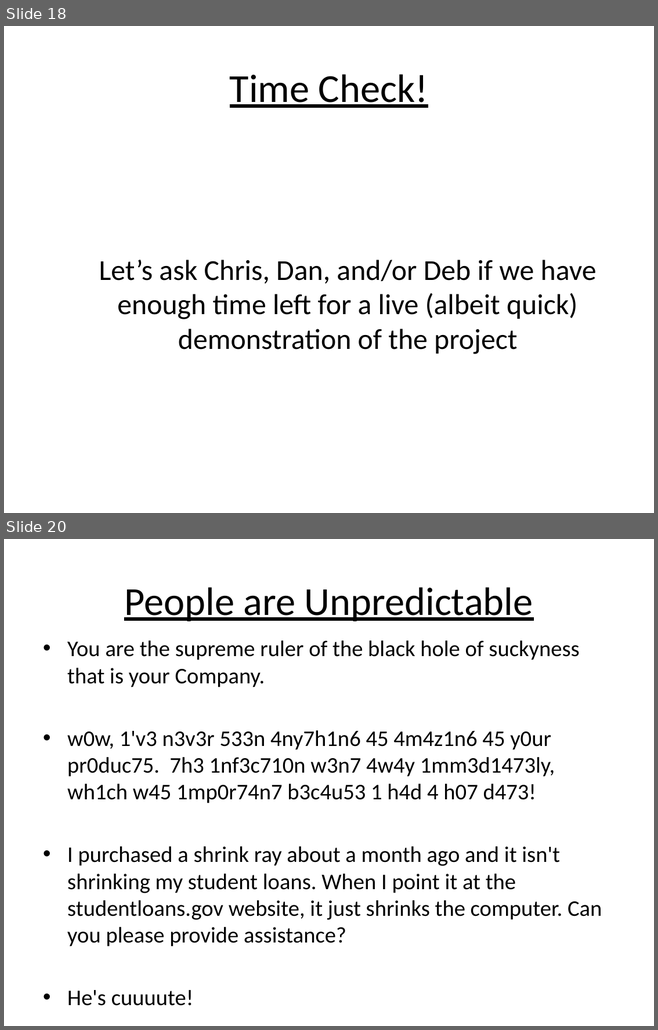
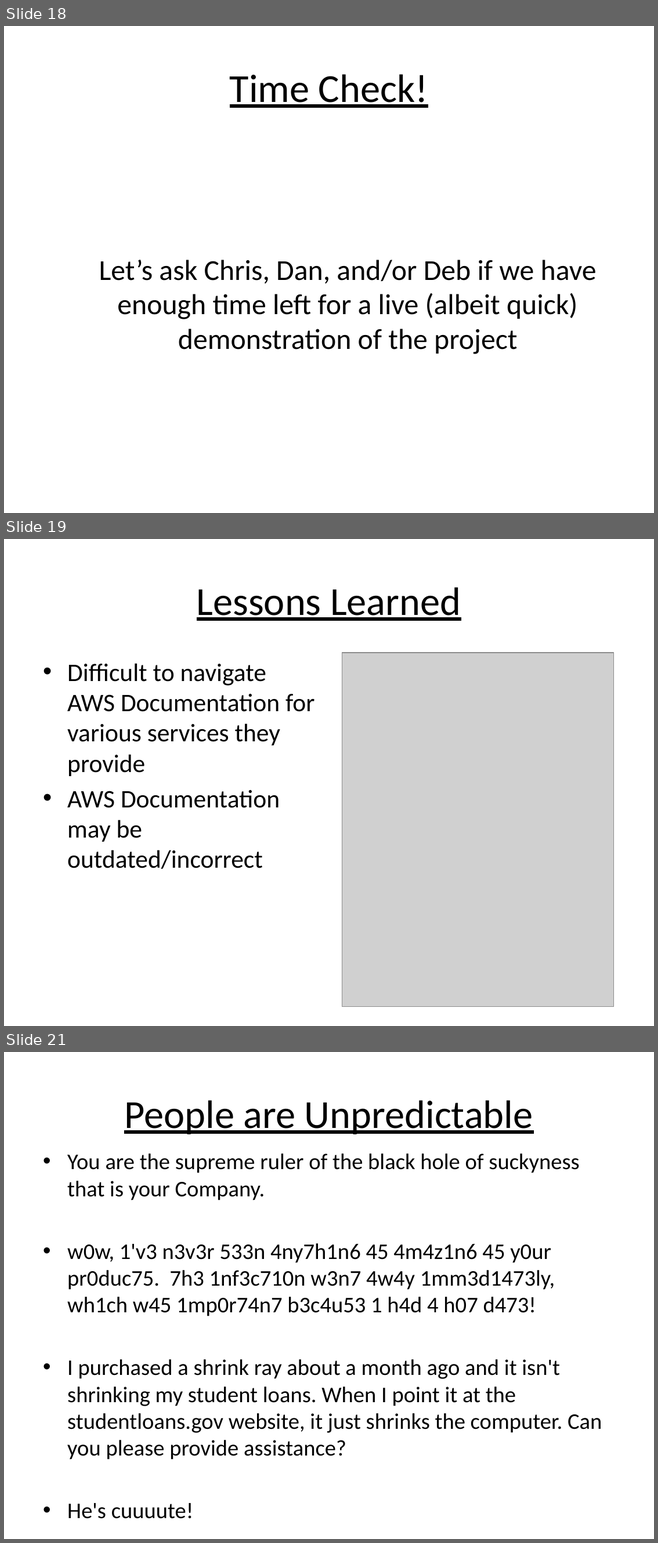
Before and after one commit to brianzy/presentations, a slide deck: 2018-01_chatbot/Presentation-ChatBot_Project.pptx. Shown one above the other, each under a label of ours: slides 18 and 20 before the commit, slides 18, 19 and 21 after it; the slides between them are not shown. The pictures are 658x1030 and 658x1543 pixels, drawn with LibreOffice and Linux fonts; fonts in the diff are those of the drawing; grey boxes stand for pictures. Boxes give left, top, right and bottom in pixels: in the first picture for what was removed or moved away, otherwise in the second. Text is boxed around its words. In the diff, an @@ line names an element or a change of style, - is before the commit and + after.

```diff
--- a/2018-01_chatbot/Presentation-ChatBot_Project.pptx
+++ b/2018-01_chatbot/Presentation-ChatBot_Project.pptx
@@ slide 19 added at <box>4,539,654,1026</box>, background #FFFFFF @@
@@ title added at <box>197,587,460,621</box>, 44 pt, text #000000, underline @@
+Lessons Learned
@@ picture added at <box>342,653,612,1006</box> @@
@@ text added at <box>67,663,314,869</box>, 28 pt, text #000000 @@
+• Difficult to navigate AWS Documentation for various services they provide
+• AWS Documentation may be outdated/incorrect
@@ what was slide 20 is now slide 21 @@
```
Also in this commit, not shown: 6 slides changed, 1 other slide added, 1 other file.
